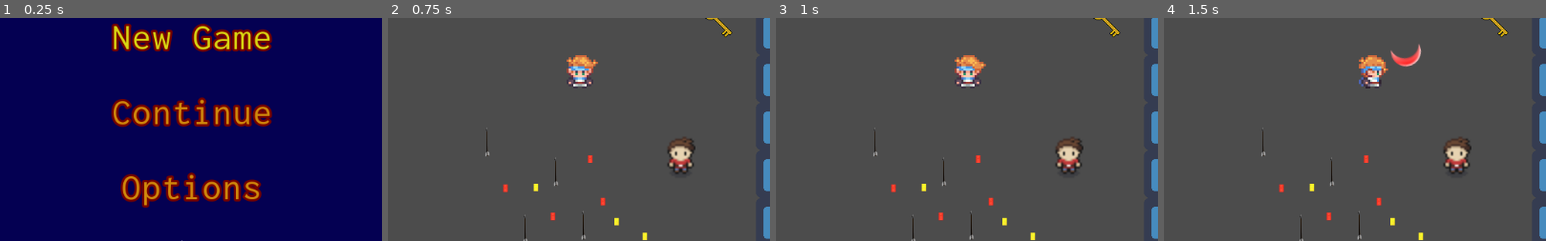
Above: before the commit, frames 1-4 (left to right).
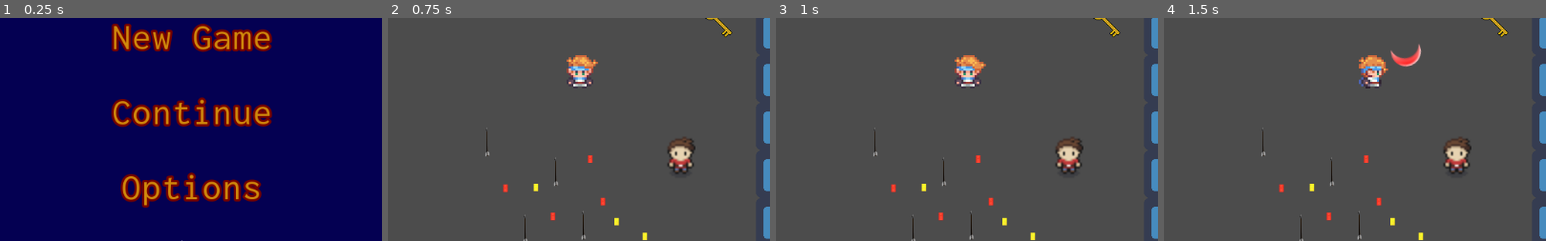
Above: after the commit, the same moments.

Repository: THESTICK16/Spirit-of-the-Unseen-prototype
Game: Godot game, scene res://UI/TitleScreen/TitleScreen.tscn
Two runs of this game, one before a commit and one after it. Both use one fixed random seed, a clock stepped at 60 frames per second and the inputs below. This scene is started directly instead of the project's main scene. The engine's default icon, where the game draws it, is replaced by a stand-in: a white triangle on a blue panel in a dark square.
Inputs (mouse positions are % of the whole screen's width and height, from its top left):
- Up to frame 1 (0.25 s): no input
- Up to frame 2 (0.75 s): click "New Game" at 0.5 s
- Up to frame 3 (1 s): no input
- Up to frame 4 (1.5 s): tap Enter (ui_accept) at 1.25 s; move the mouse to (72, 45) at 1.27 s; hold Right (ui_right) from 1.28 s (still down); tap L (a) at 1.35 s; click (72, 45) at 1.42 s
The pictures show only the part of the screen within x 25-75%, y 36-86%; the shares and areas given below are measured in that part.

The runs differ from the first frame. In frame 1, 1.3% of the frame differs, in the area x 29-71%, y 3-15%; in frame 2, nothing differs; in frame 3, nothing differs; in frame 4, nothing differs.

Commit message:
Further integration of transferred keymap options

Diff:
--- a/Settings/KeybindMapping/KeybindSettings.gd
+++ b/Settings/KeybindMapping/KeybindSettings.gd
@@ -2,7 +2,8 @@
 ## From tutorial, Godot - How to make a Keybinds Settings Menu, found at: https://www.youtube.com/watch?v=I_Kzb-d-SvM&t=535s
 extends Node
 
-var keybinds_filepath =  "res://Settings/KeybindMapping/Keybinds.ini" #/Users/ryorke16/Documents/Godot Projects/Reproduceables/KeybindMapping/test_keybinds.ini"
+var keybinds_filepath = "/Users/ryorke16/Documents/Godot Projects/Spirit of the Unseen Prototype/Settings/KeybindMapping/SOTUKeybinds.ini" #"/Users/ryorke16/Documents/Godot Projects/Spirit of the Unseen Prototype/Settings/KeybindMapping/Keybinds.ini" #"res://Settings/KeybindMapping/Keybinds.ini"
+#var keybinds_filepath =  "/Users/ryorke16/Documents/Godot Projects/Reproduceables/KeybindMapping/test_keybinds.ini"
 var configfile
 
 var keybinds = {} setget set_keybinds
@@ -13,8 +14,8 @@
 func load_config_file():
 	configfile = ConfigFile.new()
 	if configfile.load(keybinds_filepath) == OK:
-		for key in configfile.get_section_keys("keybinds"):
-			var key_value = configfile.get_value("keybinds", key)
+		for key in configfile.get_section_keys("customizable_keybinds"):
+			var key_value = configfile.get_value("customizable_keybinds", key)
 
 #			keybinds[key] = key_value
 			if str(key_value) != "":
@@ -55,5 +56,5 @@
 		var key_value = keybinds.get(key)
 		if key_value == null:
 			key_value = ""
-		configfile.set_value("keybinds", key, key_value)
+		configfile.set_value("customizable_keybinds", key, key_value)
 	configfile.save(keybinds_filepath)
--- a/UI/TitleScreen/Options/ControlOptionsMenu.gd
+++ b/UI/TitleScreen/Options/ControlOptionsMenu.gd
@@ -1,8 +1,9 @@
 extends Control
 
 onready var control_options = $ControlOptions
-onready var save_button = $SaveButton
+onready var save_button = $ControlOptions/SaveButton
 onready var keybind_settings = $KeybindSettings
+onready var keybind_option = preload("res://UI/TitleScreen/Options/KeybindOption.tscn")
 
 onready var keybinds = keybind_settings.keybinds.duplicate()
 
@@ -14,40 +15,36 @@
 func _ready():
 	save_button.connect("pressed", self, "save_keybinds")
 	setup_control_options()
+	save_button.grab_focus()
 
 
 func setup_control_options():
 	for key in keybinds.keys():
-		var hbox : HBoxContainer = HBoxContainer.new()
-		var label: Label = Label.new()
-		var button : Button = Button.new()
-		hbox.set_h_size_flags(Control.SIZE_EXPAND_FILL)
-		label.set_h_size_flags(Control.SIZE_EXPAND_FILL)
-		button.set_h_size_flags(Control.SIZE_EXPAND_FILL)
+		var new_keybind_option = keybind_option.instance()
+		var input_label = new_keybind_option.get_node("InputLabel")
+		var keybind_button = new_keybind_option.get_node("KeybindButton")
+		assert(input_label != null)
+		assert(keybind_button != null)
 
-
-
-		var control_label : String = str(key)
+		var input_label_text : String = str(key)
 #		if control_label.begins_with("ui_"):
-		control_label = control_label.trim_prefix("ui_")
-		control_label = control_label.to_upper()
-		label.text = control_label
+		input_label_text = input_label_text.trim_prefix("ui_")
+		input_label_text = input_label_text.to_upper()
+		input_label.text = input_label_text
 
 		var button_value = keybinds.get(key)
-		button.text = OS.get_scancode_string(button_value)
+		keybind_button.text = OS.get_scancode_string(button_value)
 
-		button.set_script(keybind_button_script_path)
-		button.key = key
-		button.value = button_value
+#		button.set_script(keybind_button_script_path)
+		keybind_button.key = key
+		keybind_button.value = button_value
 #		button.menu = self #Use the signal instead, this is just a remnant from the tutorial
-		button.connect("keybinding_changed", self, "update_keybinds")
-		button.toggle_mode = true #Make this load a popup menu instead
+		keybind_button.connect("keybinding_changed", self, "update_keybinds")
+		keybind_button.toggle_mode = true #Make this load a popup menu instead
 
-		buttons[key] = button
+		buttons[key] = keybind_button
 
-		hbox.add_child(label)
-		hbox.add_child(button)
-		control_options.add_child(hbox)
+		control_options.add_child(new_keybind_option)
 
 func update_keybinds(key, new_value):
 	var old_value = keybinds.get(key)
--- a/UI/TitleScreen/Options/ControlOptionsMenu.tscn
+++ b/UI/TitleScreen/Options/ControlOptionsMenu.tscn
@@ -14,14 +14,16 @@
 [node name="ControlOptions" type="VBoxContainer" parent="."]
 anchor_right = 1.0
 anchor_bottom = 1.0
+__meta__ = {
+"_edit_use_anchors_": false
+}
 
-[node name="SaveButton" type="Button" parent="."]
-anchor_left = 1.0
-anchor_top = 1.0
-anchor_right = 1.0
-anchor_bottom = 1.0
-margin_left = -117.0
-margin_top = -125.0
+[node name="SaveButton" type="Button" parent="ControlOptions"]
+margin_right = 1024.0
+margin_bottom = 20.0
 text = "Save"
+__meta__ = {
+"_edit_use_anchors_": false
+}
 
 [node name="KeybindSettings" parent="." instance=ExtResource( 2 )]
--- a/UI/TitleScreen/Options/KeybindButton.tscn
+++ b/UI/TitleScreen/Options/KeybindButton.tscn
@@ -2,9 +2,9 @@
 
 [ext_resource path="res://Assets/Fonts/Inconsolata/static/Inconsolata/Inconsolata-Regular.ttf" type="DynamicFontData" id=1]
 
-[sub_resource type="DynamicFont" id=1]
-size = 50
-outline_size = 3
+[sub_resource type="DynamicFont" id=4]
+size = 20
+outline_size = 1
 outline_color = Color( 0.458824, 0.00392157, 0.00392157, 1 )
 extra_spacing_char = 2
 font_data = ExtResource( 1 )
@@ -59,14 +59,17 @@
 [node name="KeybindButton" type="Button"]
 anchor_right = 1.0
 anchor_bottom = 1.0
+focus_mode = 1
 size_flags_horizontal = 3
 size_flags_vertical = 3
 custom_colors/font_color_focus = Color( 0.85098, 0.839216, 0.0705882, 1 )
 custom_colors/font_color = Color( 0.815686, 0.537255, 0.0470588, 1 )
 custom_colors/font_color_hover = Color( 0.85098, 0.839216, 0.0705882, 1 )
 custom_colors/font_color_pressed = Color( 1, 1, 1, 1 )
-custom_fonts/font = SubResource( 1 )
+custom_fonts/font = SubResource( 4 )
 custom_styles/focus = SubResource( 2 )
+toggle_mode = true
+enabled_focus_mode = 1
 flat = true
 script = SubResource( 3 )
 __meta__ = {
--- /dev/null
+++ b/UI/TitleScreen/Options/KeybindOption.tscn
@@ -0,0 +1,38 @@
+[gd_scene load_steps=4 format=2]
+
+[ext_resource path="res://UI/TitleScreen/Options/KeybindButton.tscn" type="PackedScene" id=1]
+[ext_resource path="res://Assets/Fonts/Inconsolata/static/Inconsolata/Inconsolata-Regular.ttf" type="DynamicFontData" id=2]
+
+[sub_resource type="DynamicFont" id=1]
+size = 20
+outline_size = 1
+outline_color = Color( 0.458824, 0.00392157, 0.00392157, 1 )
+extra_spacing_char = 2
+font_data = ExtResource( 2 )
+
+[node name="KeybindOption" type="HBoxContainer"]
+margin_right = 1024.0
+margin_bottom = 50.0
+rect_min_size = Vector2( 300, 50 )
+size_flags_horizontal = 3
+__meta__ = {
+"_edit_use_anchors_": false
+}
+
+[node name="InputLabel" type="Label" parent="."]
+margin_right = 510.0
+margin_bottom = 50.0
+size_flags_horizontal = 3
+size_flags_vertical = 3
+custom_colors/font_color = Color( 0, 0, 0, 1 )
+custom_colors/font_outline_modulate = Color( 0.160784, 0.0745098, 0.741176, 1 )
+custom_fonts/font = SubResource( 1 )
+align = 1
+valign = 1
+
+[node name="KeybindButton" parent="." instance=ExtResource( 1 )]
+anchor_right = 0.0
+anchor_bottom = 0.0
+margin_left = 514.0
+margin_right = 1024.0
+margin_bottom = 50.0
--- a/UI/TitleScreen/Options/OptionsMenu.tscn
+++ b/UI/TitleScreen/Options/OptionsMenu.tscn
@@ -2,7 +2,7 @@
 
 [ext_resource path="res://UI/TitleScreen/Options/OptionsMenu.gd" type="Script" id=1]
 [ext_resource path="res://Assets/Fonts/Inconsolata/Inscoloata_Title_Theme.tres" type="DynamicFont" id=2]
-[ext_resource path="res://Trash/ControlMapOptionScreen.tscn" type="PackedScene" id=3]
+[ext_resource path="res://UI/TitleScreen/Options/ControlOptionsMenu.tscn" type="PackedScene" id=3]
 
 [node name="OptionsMenu" type="Control"]
 anchor_right = 1.0
@@ -38,7 +38,7 @@
 size_flags_horizontal = 3
 size_flags_vertical = 3
 
-[node name="Controls" parent="VBoxContainer/Tabs" instance=ExtResource( 3 )]
+[node name="ControlOptionsMenu" parent="VBoxContainer/Tabs" instance=ExtResource( 3 )]
 margin_left = 4.0
 margin_top = 32.0
 margin_right = -4.0
Not shown, removed: Settings/KeybindMapping/Keybinds.ini
Not shown, added: Settings/KeybindMapping/SOTUKeybinds.ini
